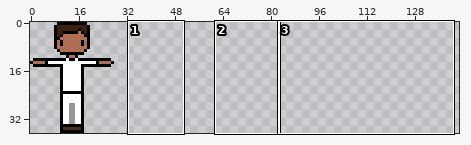
File history of a sprite sheet, Planning/Graphics/Menus/Avatar.png. The picture above shows the old version from afar; the outline marks the close-up.
Close-up. As it was:
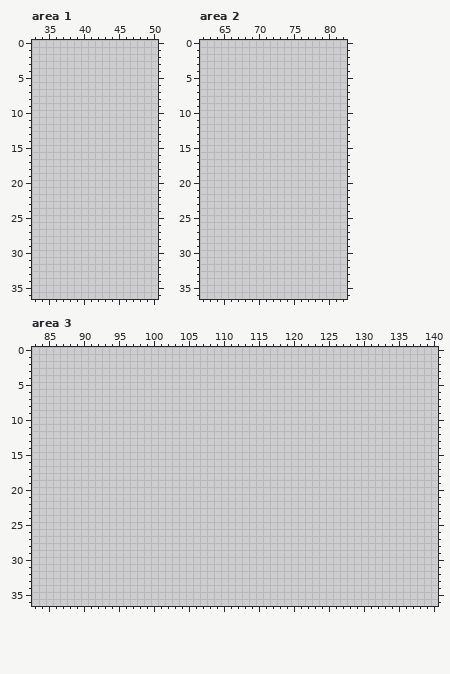
The file is 280x37 pixels. Shown: area 1: x 33..50, y 0..36; area 2: x 62..82, y 0..36; area 3: x 83..140, y 0..36. The wide view leaves out empty margins. The commit also changed other parts of the picture, which this record leaves out.
New version:
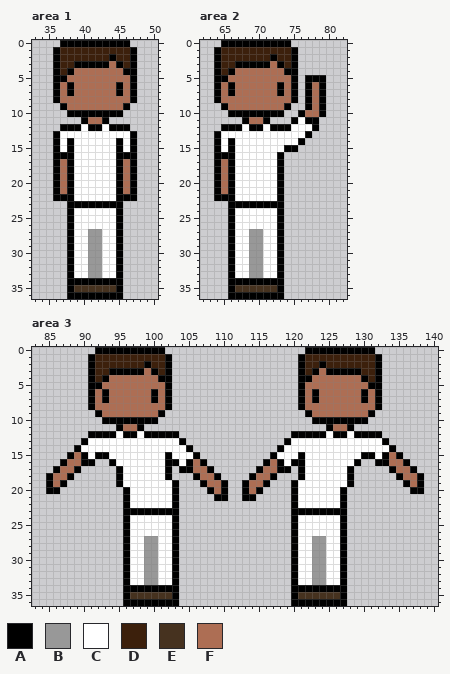
Palette (. is transparent): A #000000  B #989898  C #ffffff  D #3c200c  E #46321f  F #ad6e54
The edit:
Area 1:
y 0: x 37..46 .......... -> AAAAAAAAAA
y 1: x 36..47 ............ -> ADDDDDDDDDDA
y 2: x 36..47 ............ -> ADDDDDDDADDA
y 3: x 36..47 ............ -> ADDAAAAAFADA
y 4: x 36..47 ............ -> ADAFFFFFFFAA
y 5: x 36..47 ............ -> AAFFFFFFFFFA
y 6..7: x 36..47 ............ -> AFAFFFFFFAFA
y 8: x 36..47 ............ -> AFFFFFFFFFFA
y 9: x 37..46 .......... -> AFFFFFFFFA
y 10: x 38..45 ........ -> AAAAAAAA
y 11: x 40..43 .... -> AFFA
y 12: x 37..46 .......... -> AAACAACAAA
y 13: x 36..47 ............ -> ACCCCCCCCCCA
y 14..15: x 36..47 ............ -> ACACCCCCCACA
y 16: x 36..47 ............ -> AAACCCCCCAAA
y 17..21: x 36..47 ............ -> AFACCCCCCAFA
y 22: x 36..47 ............ -> AAACCCCCCAAA
y 23: x 38..45 ........ -> AAAAAAAA
y 24..26: x 38..45 ........ -> ACCCCCCA
y 27..33: x 38..45 ........ -> ACCBBCCA
y 34: x 38..45 ........ -> AAAAAAAA
y 35: x 38..45 ........ -> AEEEEEEA
y 36: x 38..45 ........ -> AAAAAAAA
Area 2:
y 0: x 65..74 .......... -> AAAAAAAAAA
y 1: x 64..75 ............ -> ADDDDDDDDDDA
y 2: x 64..75 ............ -> ADDDDDDDADDA
y 3: x 64..75 ............ -> ADDAAAAAFADA
y 4: x 64..75 ............ -> ADAFFFFFFFAA
y 5: x 64..75 ............ -> AAFFFFFFFFFA; x 77..79 ... -> AAA
y 6..7: x 64..75 ............ -> AFAFFFFFFAFA; x 77..79 ... -> AFA
y 8: x 64..75 ............ -> AFFFFFFFFFFA; x 77..79 ... -> AFA
y 9: x 65..74 .......... -> AFFFFFFFFA; x 77..79 ... -> AFA
y 10: x 66..73 ........ -> AAAAAAAA; x 76..79 .... -> AFFA
y 11: x 68..71 .... -> AFFA; x 75..78 .... -> ACAA
y 12: x 65..78 .............. -> AAACAACAAACCCA
y 13: x 64..77 .............. -> ACCCCCCCCCCCCA
y 14: x 64..76 ............. -> ACACCCCCCCCCA
y 15: x 64..75 ............ -> ACACCCCCCCAA
y 16: x 64..73 .......... -> AAACCCCCCA
y 17..21: x 64..73 .......... -> AFACCCCCCA
y 22: x 64..73 .......... -> AAACCCCCCA
y 23: x 66..73 ........ -> AAAAAAAA
y 24..26: x 66..73 ........ -> ACCCCCCA
y 27..33: x 66..73 ........ -> ACCBBCCA
y 34: x 66..73 ........ -> AAAAAAAA
y 35: x 66..73 ........ -> AEEEEEEA
y 36: x 66..73 ........ -> AAAAAAAA
Area 3:
y 0: x 92..101 .......... -> AAAAAAAAAA; x 122..131 .......... -> AAAAAAAAAA
y 1: x 91..102 ............ -> ADDDDDDDDDDA; x 121..132 ............ -> ADDDDDDDDDDA
y 2: x 91..102 ............ -> ADDDDDDDADDA; x 121..132 ............ -> ADDADDDDDDDA
y 3: x 91..102 ............ -> ADDAAAAAFADA; x 121..132 ............ -> ADAFAAAAADDA
y 4: x 91..102 ............ -> ADAFFFFFFFAA; x 121..132 ............ -> AAFFFFFFFADA
y 5: x 91..102 ............ -> AAFFFFFFFFFA; x 121..132 ............ -> AFFFFFFFFFAA
y 6..7: x 91..102 ............ -> AFAFFFFFFAFA; x 121..132 ............ -> AFAFFFFFFAFA
y 8: x 91..102 ............ -> AFFFFFFFFFFA; x 121..132 ............ -> AFFFFFFFFFFA
y 9: x 92..101 .......... -> AFFFFFFFFA; x 122..131 .......... -> AFFFFFFFFA
y 10: x 93..100 ........ -> AAAAAAAA; x 123..130 ........ -> AAAAAAAA
y 11: x 95..98 .... -> AFFA; x 125..128 .... -> AFFA
y 12: x 91..103 ............. -> AAAACAACAAAAA; x 120..132 ............. -> AAAAACAACAAAA
y 13: x 90..104 ............... -> ACCCCCCCCCCCCCA; x 119..133 ............... -> ACCCCCCCCCCCCCA
y 14: x 89..105 ................. -> ACCCCCCCCCCCCCCCA; x 118..134 ................. -> ACCCCCCCCCCCCCCCA
y 15: x 88..106 ................... -> AFACAACCCCCCCCACCCA; x 117..135 ................... -> ACCCACCCCCCCCAACAFA
y 16: x 87..91 ..... -> AFFAA; x 94..107 .............. -> ACCCCCCCAACAFA; x 116..129 .............. -> AFACAACCCCCCCA; x 132..136 ..... -> AAFFA
y 17: x 86..89 .... -> AFFA; x 95..102 ........ -> ACCCCCCA; x 104..108 ..... -> AAFFA; x 115..119 ..... -> AFFAA; x 121..128 ........ -> ACCCCCCA; x 134..137 .... -> AFFA
y 18: x 85..88 .... -> AFFA; x 95..102 ........ -> ACCCCCCA; x 106..109 .... -> AFFA; x 114..117 .... -> AFFA; x 121..128 ........ -> ACCCCCCA; x 135..138 .... -> AFFA
y 19: x 85..87 ... -> AFA; x 95..103 ......... -> ACCCCCCCA; x 107..110 .... -> AFFA; x 113..116 .... -> AFFA; x 120..128 ......... -> ACCCCCCCA; x 136..138 ... -> AFA
y 20: x 85..86 .. -> AA; x 96..103 ........ -> ACCCCCCA; x 108..110 ... -> AFA; x 113..115 ... -> AFA; x 120..127 ........ -> ACCCCCCA; x 137..138 .. -> AA
y 21: x 96..103 ........ -> ACCCCCCA; x 109..110 .. -> AA; x 113..114 .. -> AA; x 120..127 ........ -> ACCCCCCA
y 22: x 96..103 ........ -> ACCCCCCA; x 120..127 ........ -> ACCCCCCA
y 23: x 96..103 ........ -> AAAAAAAA; x 120..127 ........ -> AAAAAAAA
y 24..26: x 96..103 ........ -> ACCCCCCA; x 120..127 ........ -> ACCCCCCA
y 27..33: x 96..103 ........ -> ACCBBCCA; x 120..127 ........ -> ACCBBCCA
y 34: x 96..103 ........ -> AAAAAAAA; x 120..127 ........ -> AAAAAAAA
y 35: x 96..103 ........ -> AEEEEEEA; x 120..127 ........ -> AEEEEEEA
y 36: x 96..103 ........ -> AAAAAAAA; x 120..127 ........ -> AAAAAAAA
